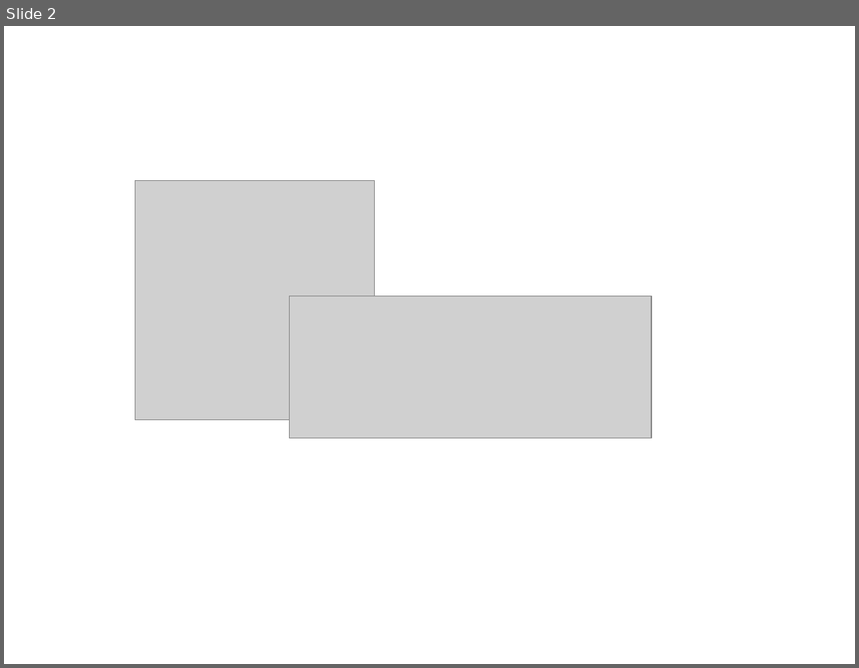
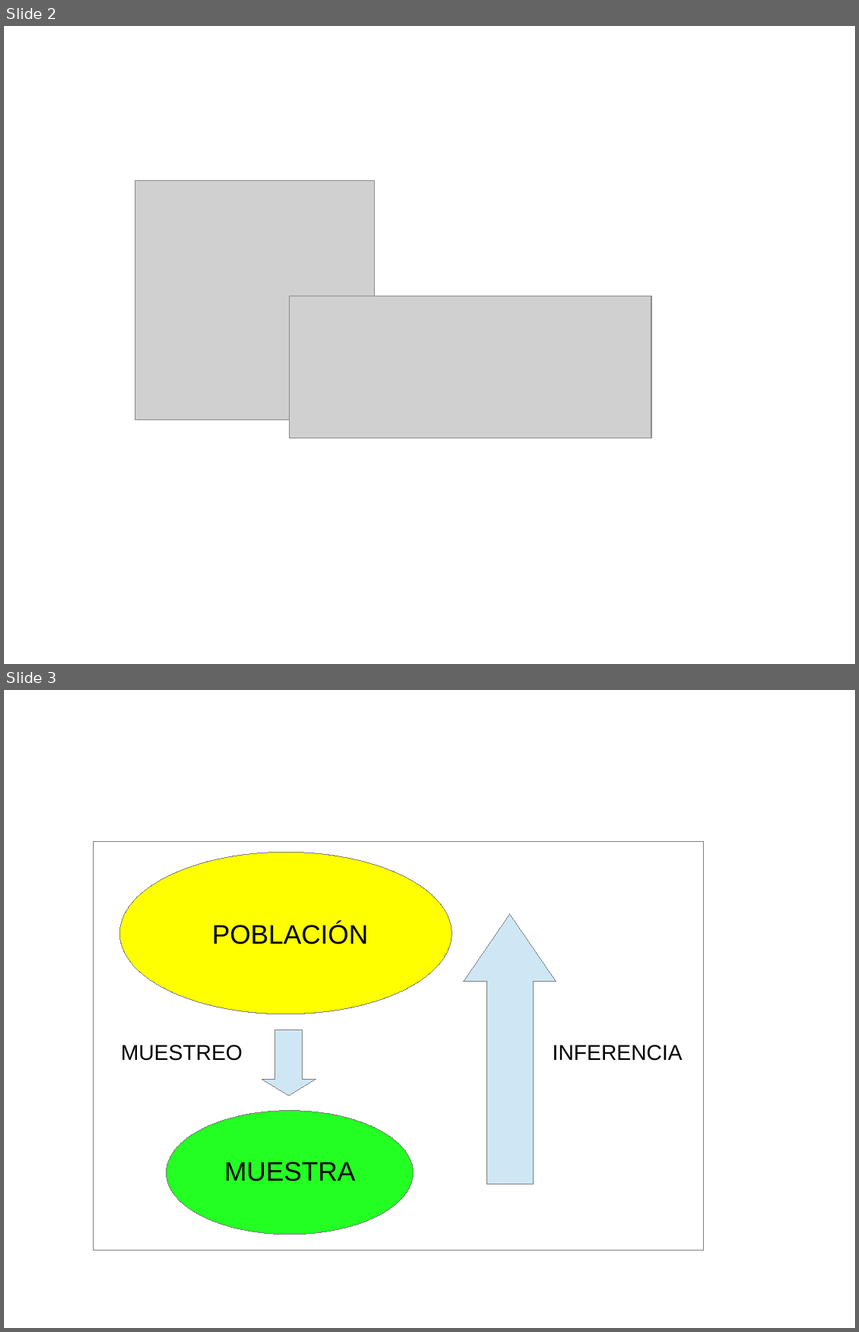
Before and after one commit to fgardos/fgardos.github.io, a slide deck: tutorR/img/auxiliar.odp. Shown one above the other, each under a label of ours: slide 2 before the commit, slides 2 and 3 after it. The pictures are 859x668 and 859x1332 pixels, drawn with LibreOffice and Linux fonts; fonts in the diff are those of the drawing; grey boxes stand for pictures. Boxes give left, top, right and bottom in pixels: in the first picture for what was removed or moved away, otherwise in the second. Text is boxed around its words. In the diff, an @@ line names an element or a change of style, - is before the commit and + after.

```diff
--- a/tutorR/img/auxiliar.odp
+++ b/tutorR/img/auxiliar.odp
@@ slide 3 added at (4,690,855,1328), background #FFFFFF @@
@@ rectangle added at (94,841,704,1251), outline #808080 0 pt @@
@@ ellipse added at (120,852,452,1015), fill #FFFF00, outline #808080 0 pt @@
@@ up arrow added at (464,914,557,1184), fill #CFE7F5, outline #808080 0 pt @@
@@ text added at (212,923,369,945), 25 pt, text #000000 @@
+POBLACIÓN
@@ down arrow added at (262,1030,316,1096), fill #CFE7F5, outline #808080 0 pt @@
@@ text added at (121,1045,243,1061), 20 pt, text #000000 @@
+MUESTREO
@@ text added at (553,1045,683,1061), 20 pt, text #000000 @@
+INFERENCIA
@@ ellipse added at (166,1111,414,1236), fill #23FF23, outline #808080 0 pt @@
@@ text added at (224,1162,355,1182), 25 pt, text #000000 @@
+MUESTRA
```
Also in this commit, not shown: 32 other files.
